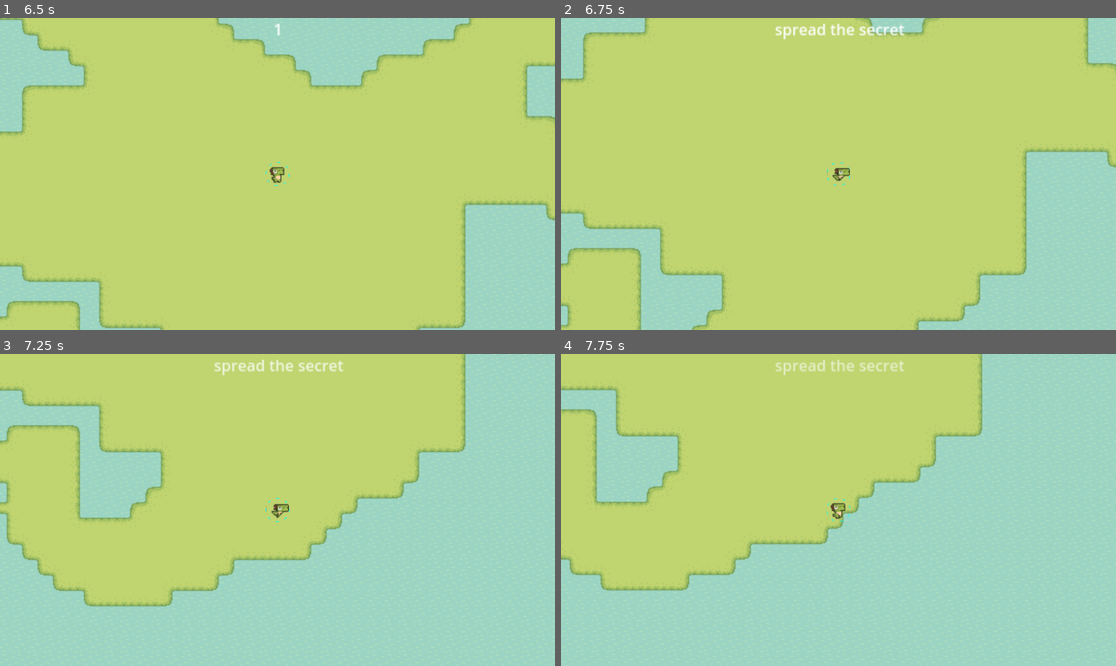
Above: before the commit, frames 1-4 (two rows, left to right).
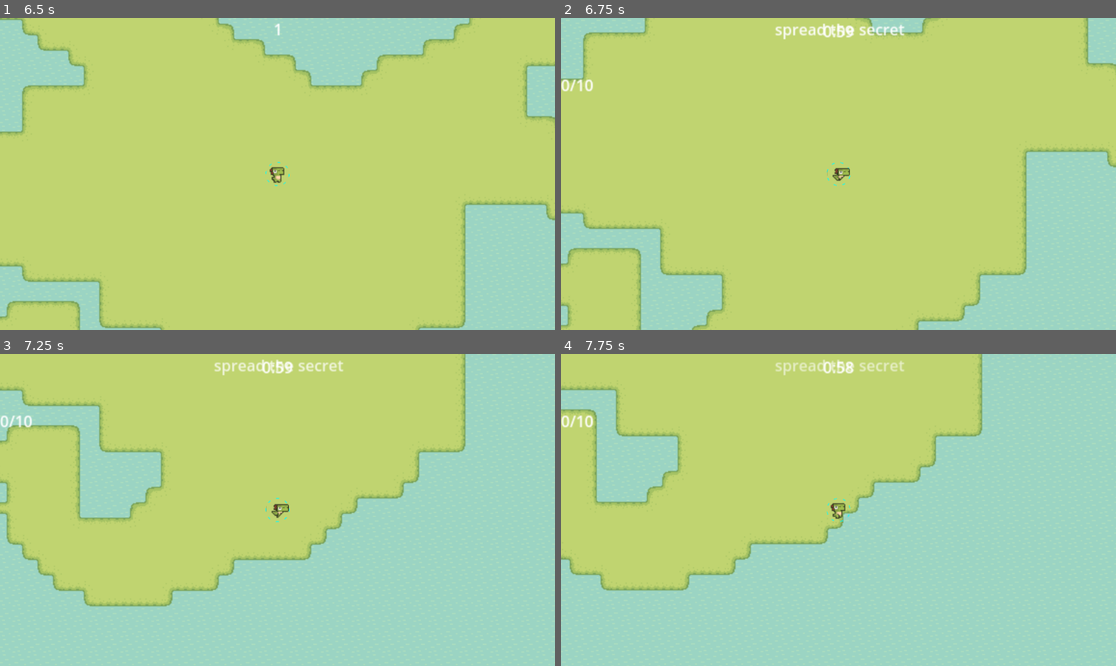
Above: after the commit, the same moments.

Repository: sentinelle28/Secret-Spreader
Game: Godot game, scene res://level/mainmenu/mainmenu.tscn
The game is run twice, just before and just after one commit, with the same random seed, the same clock (stepped at 60 frames per second) and the same inputs.
Inputs:
- Up to frame 1 (6.5 s): click "click to play" at 0.5 s; click "click to play" at 1.25 s; hold Right (ui_right) 2.03-2.78 s; hold Shift (run) 2.03-2.78 s; hold Down (ui_down) 2.78-3.53 s; tap Shift (run) at 2.85, 4.35, 5.85 s; hold Right (ui_right) 3.53-4.28 s; hold Shift (run) 3.53-4.28 s; hold Up (ui_up) 4.28-5.03 s; hold Shift (run) 5.03-5.78 s; hold Left (ui_left) from 5.03 s (still down)
- Up to frame 2 (6.75 s): release Left (ui_left) at 6.53 s; hold Down (ui_down) from 6.53 s (still down); hold Shift (run) from 6.53 s (still down)
- Up to frame 3 (7.25 s): keep holding Down (ui_down); keep holding Shift (run)
- Up to frame 4 (7.75 s): release Down (ui_down) at 7.28 s; release Shift (run) at 7.28 s; hold Right (ui_right) from 7.28 s (still down); tap Shift (run) at 7.35 s

Frame 1 is identical in both runs. In frame 2, 0.2% of the frame differs, in the area x 0-53%, y 2-24%; in frame 3, 0.2%; in frame 4, 0.2%.

Commit message:
polished player view

Diff:
--- a/autoload/scene_transition/SceneTransition.tscn
+++ b/autoload/scene_transition/SceneTransition.tscn
@@ -1,6 +1,21 @@
 [gd_scene load_steps=5 format=3 uid="uid://boseko8ruc270"]
 
 [ext_resource type="Script" path="res://autoload/scene_transition/scene_transition.gd" id="1_7emyd"]
+
+[sub_resource type="Animation" id="Animation_52ntp"]
+length = 0.001
+tracks/0/type = "value"
+tracks/0/imported = false
+tracks/0/enabled = true
+tracks/0/path = NodePath("ColorRect:position")
+tracks/0/interp = 1
+tracks/0/loop_wrap = true
+tracks/0/keys = {
+"times": PackedFloat32Array(0),
+"transitions": PackedFloat32Array(1),
+"update": 0,
+"values": [Vector2(-48, -656)]
+}
 
 [sub_resource type="Animation" id="Animation_u1cnd"]
 resource_name = "Transition"
@@ -16,21 +31,6 @@
 "transitions": PackedFloat32Array(1, 1),
 "update": 0,
 "values": [Vector2(-48, -656), Vector2(-48, 656)]
-}
-
-[sub_resource type="Animation" id="Animation_52ntp"]
-length = 0.001
-tracks/0/type = "value"
-tracks/0/imported = false
-tracks/0/enabled = true
-tracks/0/path = NodePath("ColorRect:position")
-tracks/0/interp = 1
-tracks/0/loop_wrap = true
-tracks/0/keys = {
-"times": PackedFloat32Array(0),
-"transitions": PackedFloat32Array(1),
-"update": 0,
-"values": [Vector2(-48, -656)]
 }
 
 [sub_resource type="AnimationLibrary" id="AnimationLibrary_aq8ng"]
--- a/autoload/score/Score.gd
+++ b/autoload/score/Score.gd
@@ -39,3 +39,6 @@
 		SceneTransition._change_scene("res://component/menu/shop.tscn")
 	else:
 		SceneTransition._change_scene("res://component/menu/death_screen.tscn")
+
+func get_point()->int:
+	return current_score
--- a/component/character/player/gameplay_overlay.gd
+++ b/component/character/player/gameplay_overlay.gd
@@ -11,8 +11,10 @@
 
 
 # Called every frame. 'delta' is the elapsed time since the previous frame.
-func _process(delta: float) -> void:
-	pass
+func _process(_delta: float) -> void:
+	$point_shower.text = str(Score.get_point()) + "/" + str(Score.get_next_score_to_beat(Score.current_level))
+
+	$timer_label.text = "0:"+str(int($gameplay_timer.time_left))
 
 
 func _on_gameplay_timer_timeout() -> void:
@@ -21,3 +23,6 @@
 
 func _on_start_timer_timeout() -> void:
 	get_parent().can_move = true
+	$gameplay_timer.start(60)
+	$point_shower.show()
+	$timer_label.show()
--- a/component/character/player/gameplay_overlay.tscn
+++ b/component/character/player/gameplay_overlay.tscn
@@ -122,6 +122,24 @@
 wait_time = 3.0
 one_shot = true
 
+[node name="point_shower" type="Label" parent="."]
+visible = false
+layout_mode = 0
+offset_left = -1.0
+offset_top = 58.0
+offset_right = 39.0
+offset_bottom = 81.0
+text = "dddd"
+
+[node name="timer_label" type="Label" parent="."]
+visible = false
+layout_mode = 0
+offset_left = 271.0
+offset_top = 2.0
+offset_right = 311.0
+offset_bottom = 25.0
+text = "aaa"
+
 [connection signal="timeout" from="gameplay_timer" to="." method="_on_gameplay_timer_timeout"]
 [connection signal="animation_finished" from="AnimationPlayer" to="." method="_on_animation_player_animation_finished"]
 [connection signal="timeout" from="start_timer" to="." method="_on_start_timer_timeout"]
